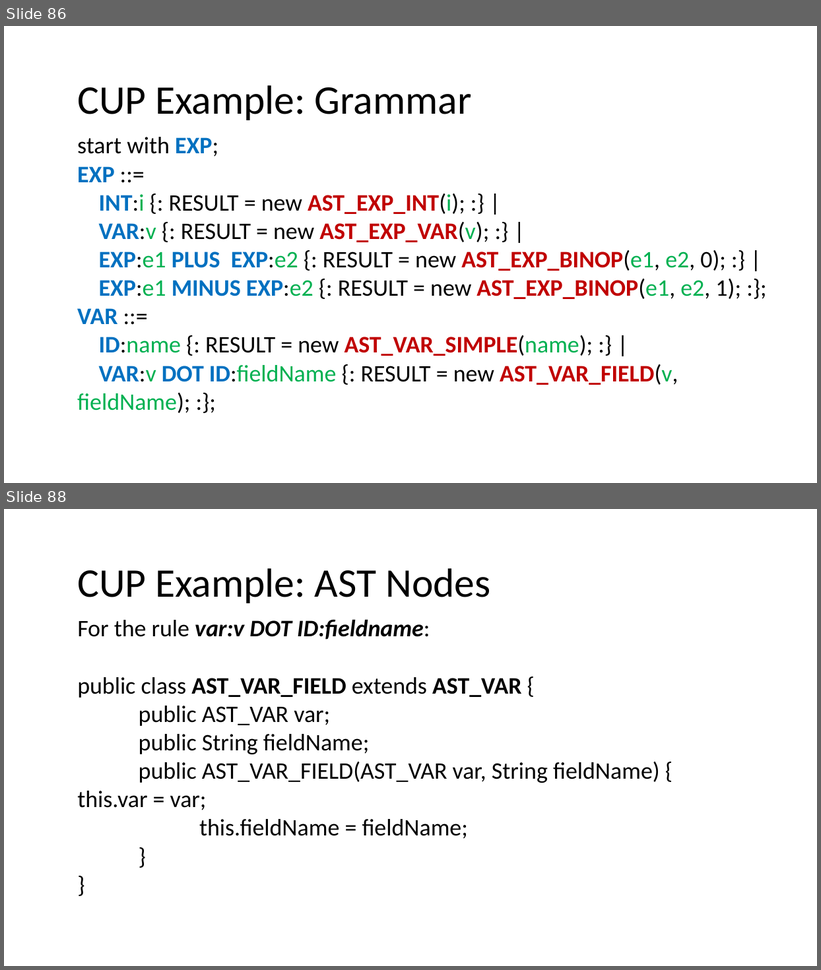
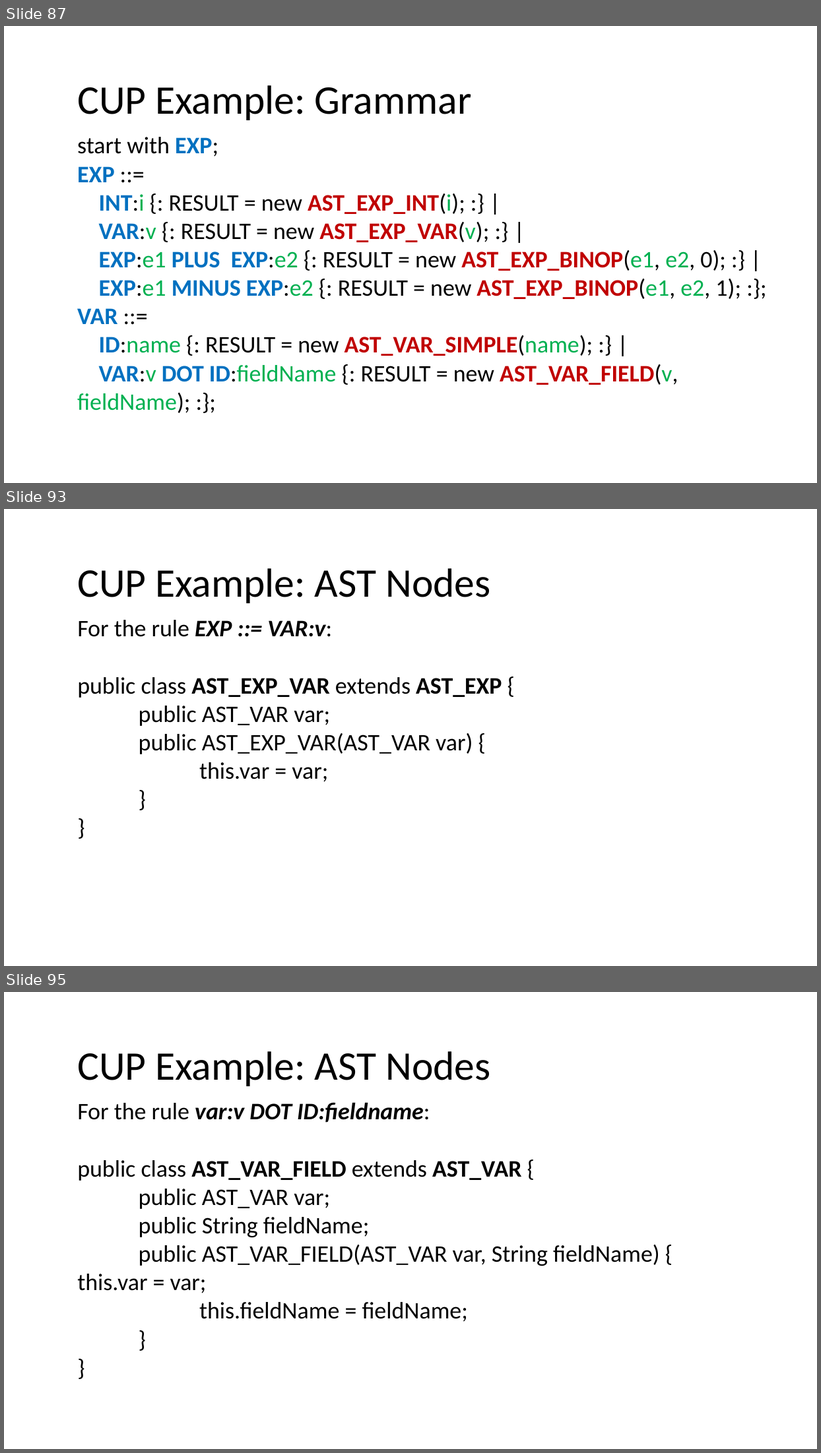
Before and after one commit to nivshani/compilation, a slide deck: slides/bottom_up_parsing.pptx. Shown one above the other, each under a label of ours: slides 86 and 88 before the commit, slides 87, 93 and 95 after it; the slides between them are not shown. The pictures are 821x970 and 821x1453 pixels, drawn with LibreOffice and Linux fonts; fonts in the diff are those of the drawing. Boxes give left, top, right and bottom in pixels: in the first picture for what was removed or moved away, otherwise in the second. Text is boxed around its words. In the diff, an @@ line names an element or a change of style, - is before the commit and + after.

```diff
--- a/slides/bottom_up_parsing.pptx
+++ b/slides/bottom_up_parsing.pptx
@@ slide 93 added at <box>4,509,817,966</box>, background #FFFFFF @@
@@ text added at <box>77,568,490,603</box>, 48 pt, text #000000 @@
+CUP Example: AST Nodes
@@ text added at <box>77,620,502,782</box>, 28 pt, text #000000 @@
+For the rule EXP ::= VAR:v:
+public class AST_EXP_VAR extends AST_EXP {
+public AST_VAR var;
+public AST_EXP_VAR(AST_VAR var) {
+this.var = var;
+}
+}
@@ what was slide 86 is now slide 87 @@
@@ what was slide 88 is now slide 95 @@
```
Also in this commit, not shown: 3 slides changed, 6 other slides added, 1 other file.
